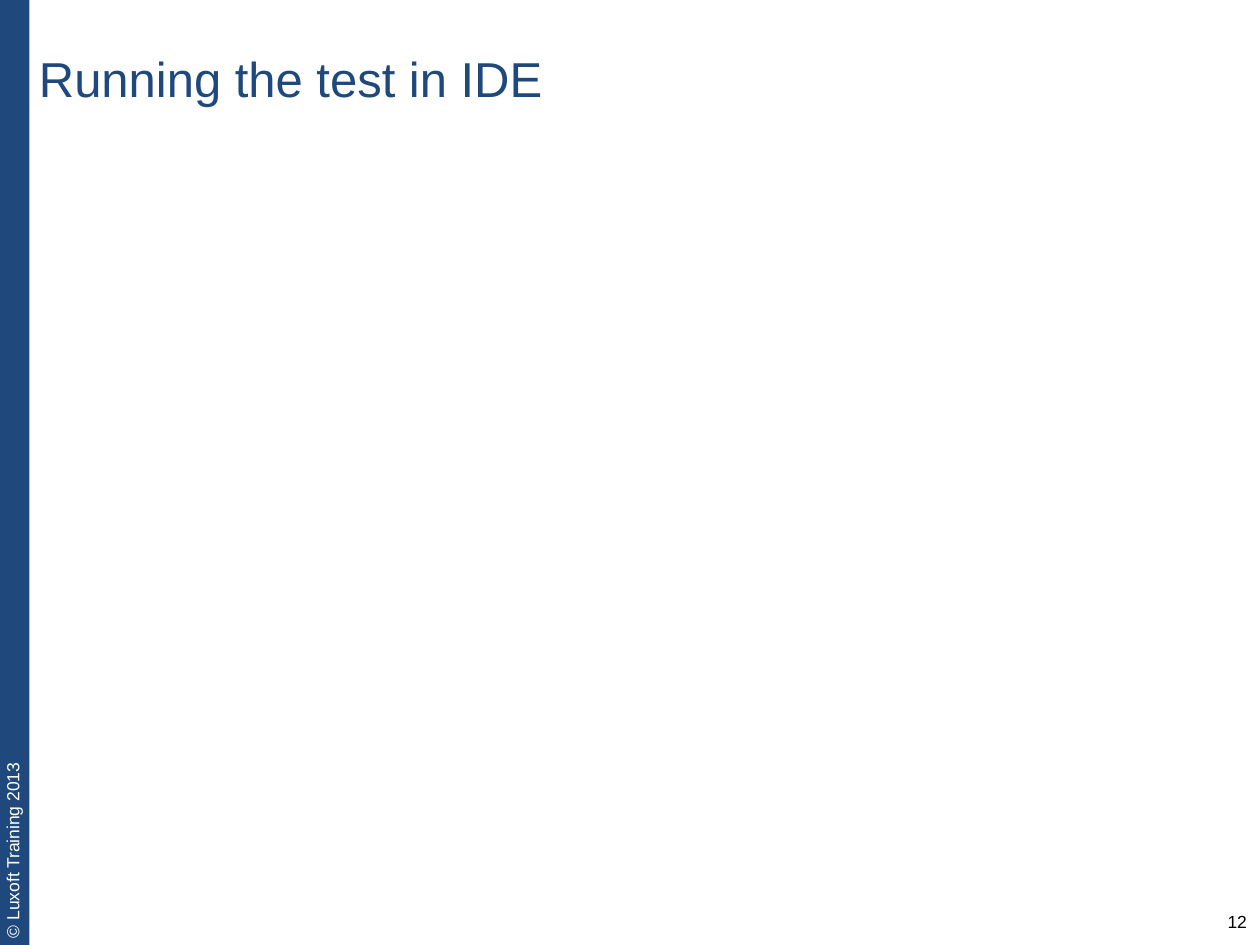
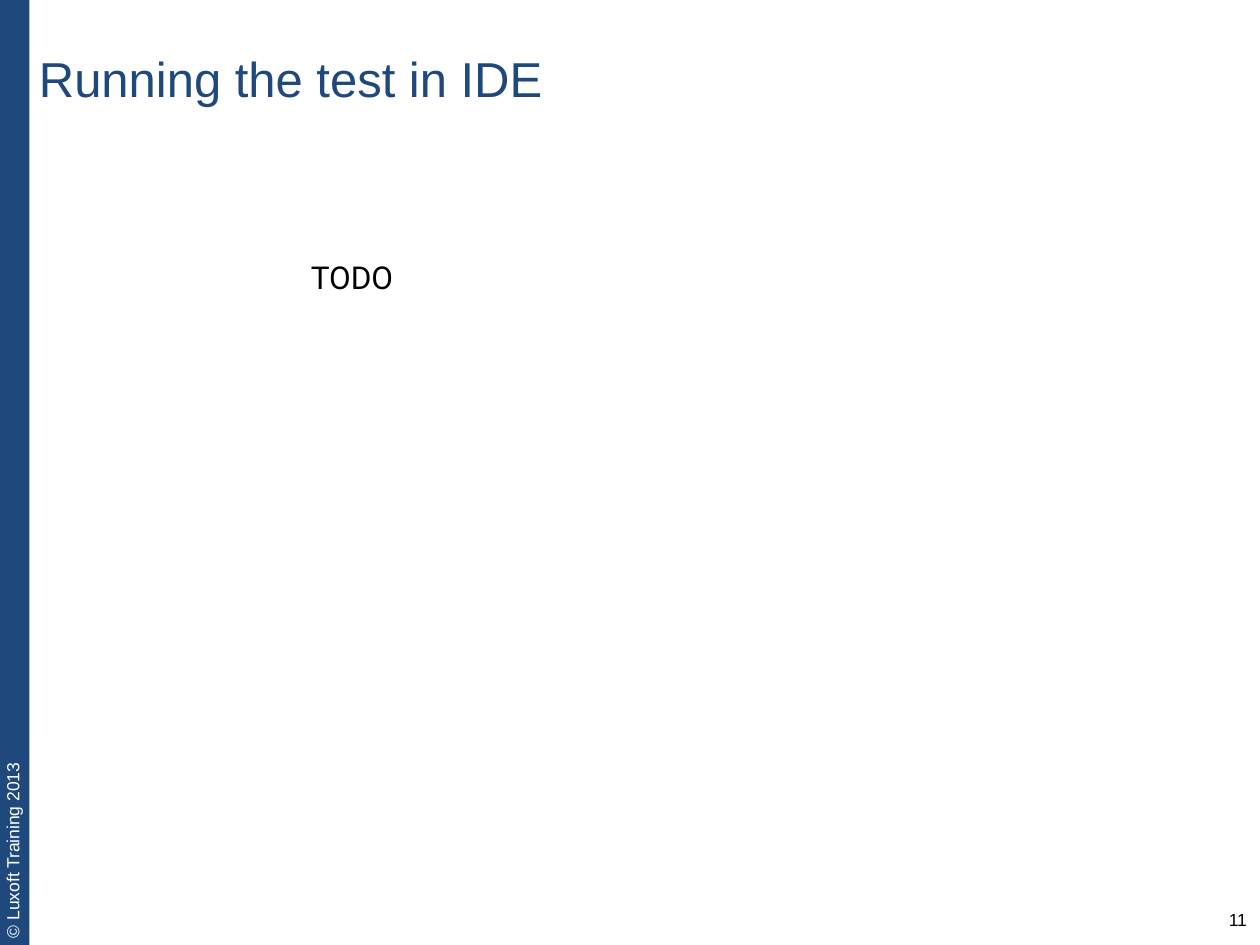
Before and after one commit to team3/lux-trainings-all, a slide deck: slide 11 of JVA-011. unit-testing-with-junit/JVA-011-lecture1-unit-testing-basics.pptx (slide 12 before the commit). Drawn at 1260x945 pixels with LibreOffice and Linux fonts; fonts in the diff are those of the drawing. Boxes give left, top, right and bottom in pixels: in the first picture for what was removed or moved away, otherwise in the second. Text is boxed around its words. In the diff, an @@ line names an element or a change of style, - is before the commit and + after.

```diff
--- a/JVA-011. unit-testing-with-junit/JVA-011-lecture1-unit-testing-basics.pptx
+++ b/JVA-011. unit-testing-with-junit/JVA-011-lecture1-unit-testing-basics.pptx
@@ text added at [311,266,393,290], 18 pt, text #000000 @@
+TODO
@@ page number at [1229,914,1247,926]: text changed @@
-12
+11
```
Also in this commit, not shown: 18 other slides changed, 3 slides added, 2 slides removed.
